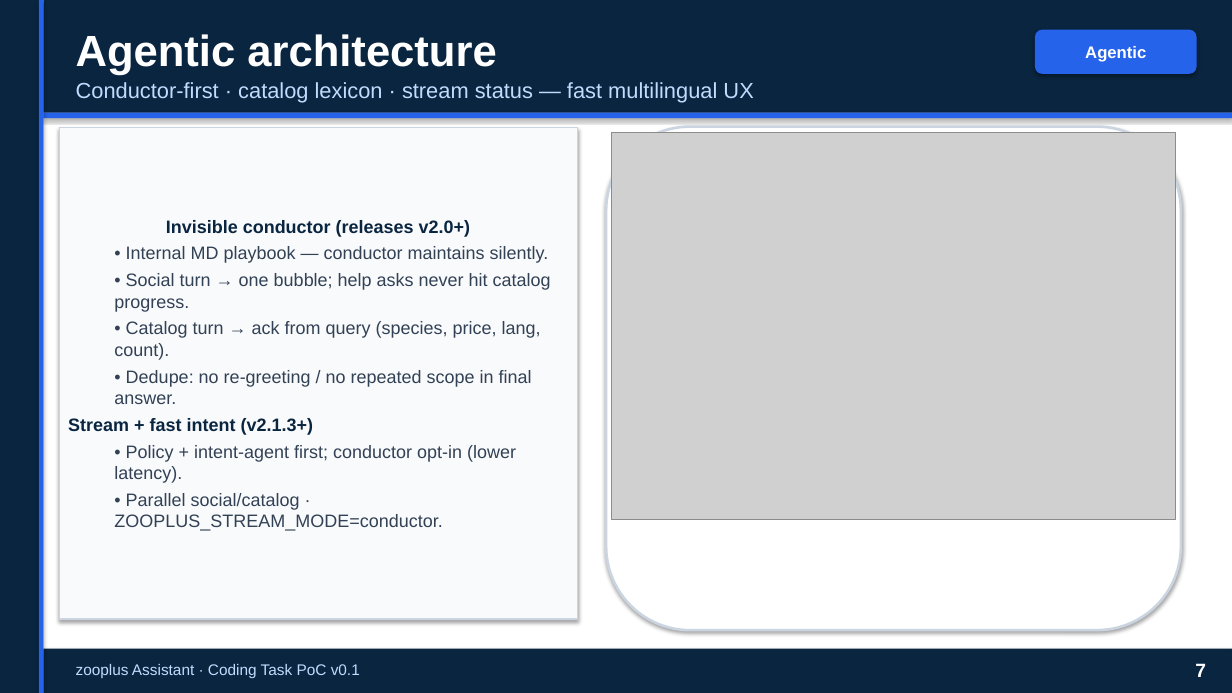
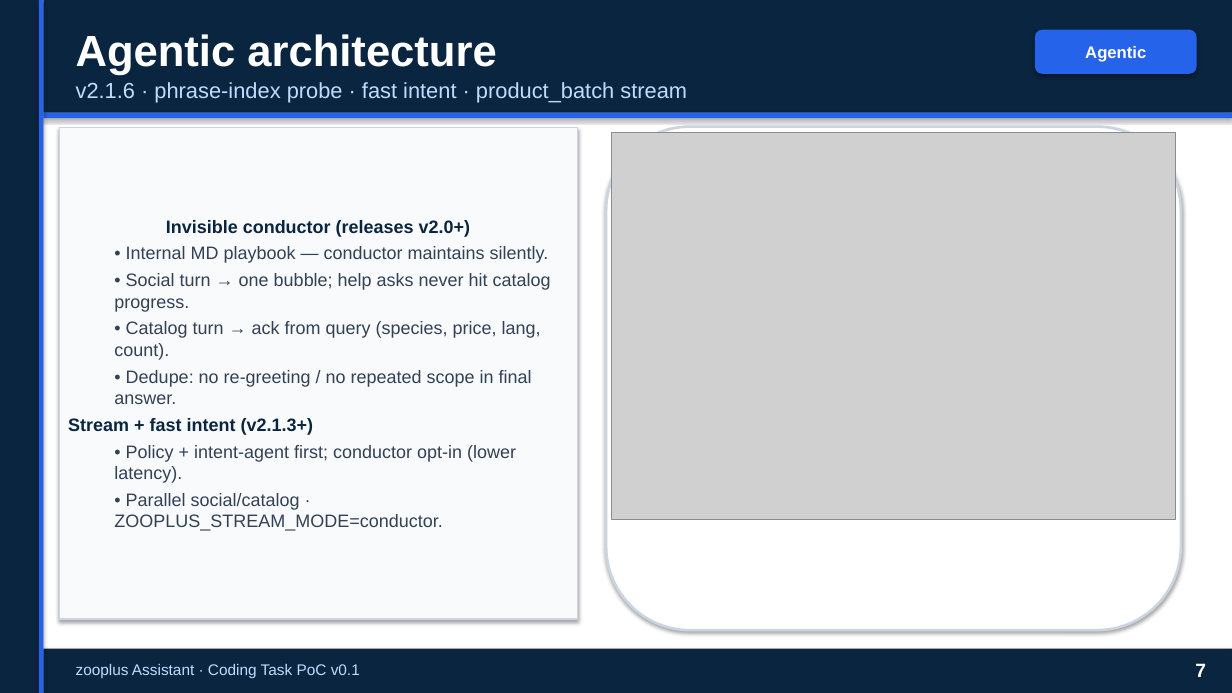
Before and after one commit to peluzzza/PoCAssistantZooplus, a slide deck: slide 7 of docs/deliverables/v0.1/zooplus-assistant-interview-15min-pro.pptx. Drawn at 1232x693 pixels with LibreOffice and Linux fonts; fonts in the diff are those of the drawing; grey boxes stand for pictures. Boxes give left, top, right and bottom in pixels: in the first picture for what was removed or moved away, otherwise in the second. Text is boxed around its words. In the diff, an @@ line names an element or a change of style, - is before the commit and + after.

```diff
--- a/docs/deliverables/v0.1/zooplus-assistant-interview-15min-pro.pptx
+++ b/docs/deliverables/v0.1/zooplus-assistant-interview-15min-pro.pptx
@@ text at (76, 82, 687, 103): text changed @@
-Conductor-first · catalog lexicon · stream status — fast multilingual UX
+v2.1.6 · phrase-index probe · fast intent · product_batch stream
```
Also in this commit, not shown: 2 other slides changed, 5 other files.
